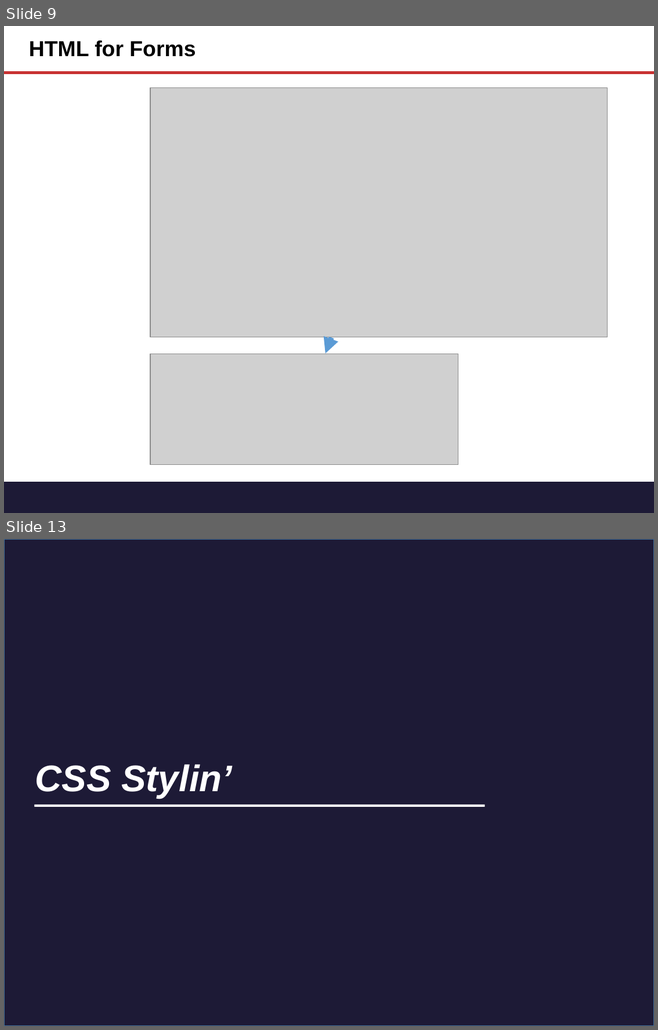
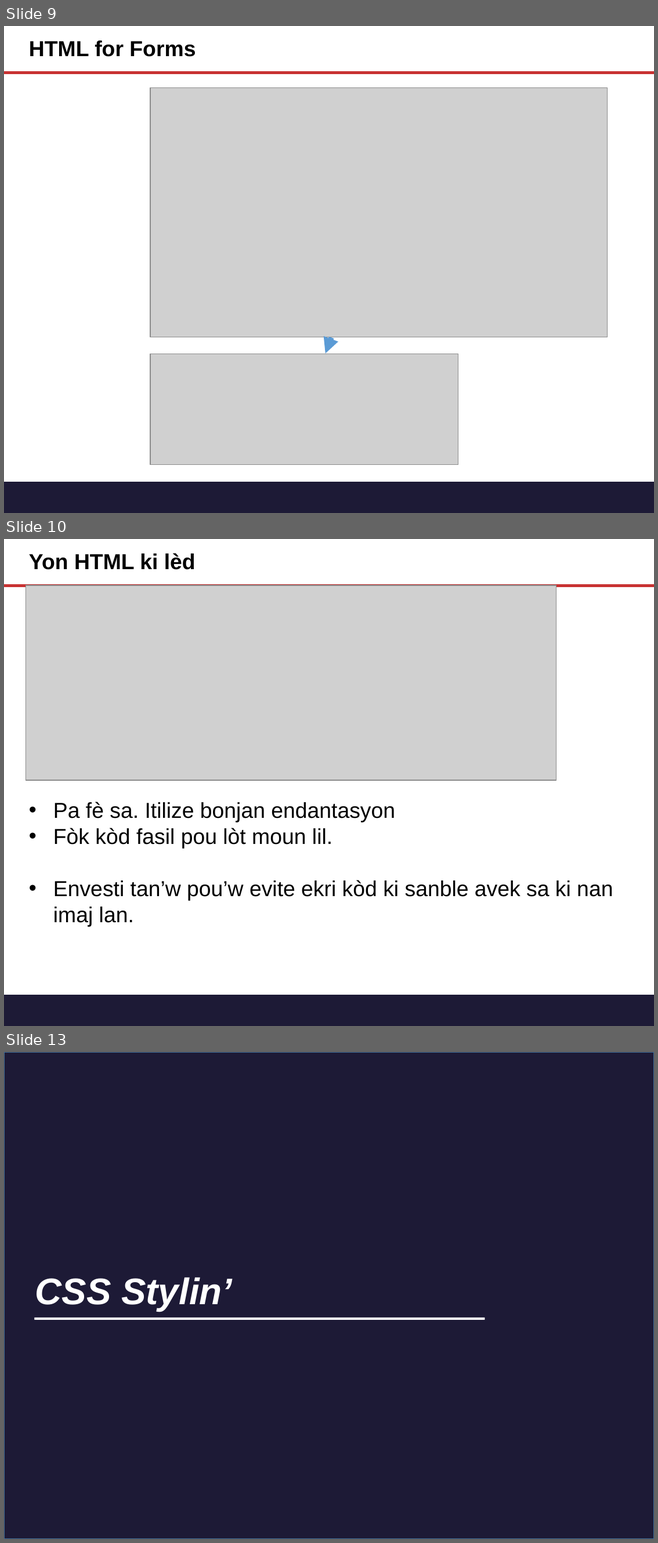
Before and after one commit to tichaiti/tichaiti-workshop, a slide deck: Prezantasyon/Gitn_Pro_HTML_CSS.pptx. Shown one above the other, each under a label of ours: slides 9 and 13 before the commit, slides 9, 10 and 13 after it; the slides between them are not shown. The pictures are 658x1030 and 658x1543 pixels, drawn with LibreOffice and Linux fonts; fonts in the diff are those of the drawing; grey boxes stand for pictures. Boxes give left, top, right and bottom in pixels: in the first picture for what was removed or moved away, otherwise in the second. Text is boxed around its words. In the diff, an @@ line names an element or a change of style, - is before the commit and + after.

Commit message:
HTML presentation complete

```diff
--- a/Prezantasyon/Gitn_Pro_HTML_CSS.pptx
+++ b/Prezantasyon/Gitn_Pro_HTML_CSS.pptx
@@ slide 10 added at [4,539,654,1026], background #FFFFFF; not listed: 2 template elements that a slide beside it also shows @@
@@ title added at [29,553,195,570], 24 pt, text #000000, bold @@
+Yon HTML ki lèd
@@ picture added at [25,586,556,781] @@
@@ text added at [53,802,612,926], 24 pt, text #000000 @@
+• Pa fè sa. Itilize bonjan endantasyon
+• Fòk kòd fasil pou lòt moun lil.
+• Envesti tan’w pou’w evite ekri kòd ki sanble avek sa ki nan imaj lan.
```
Also in this commit, not shown: 9 slides changed, 1 slide removed.
